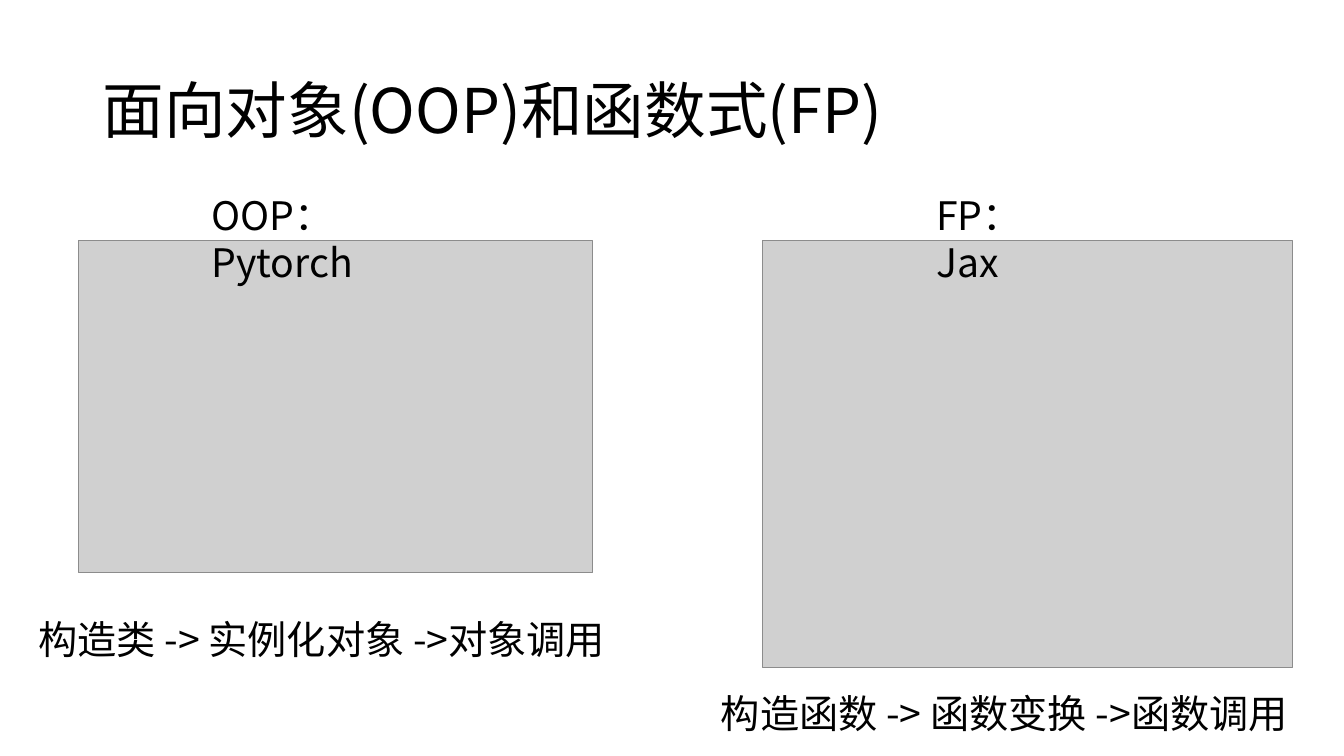
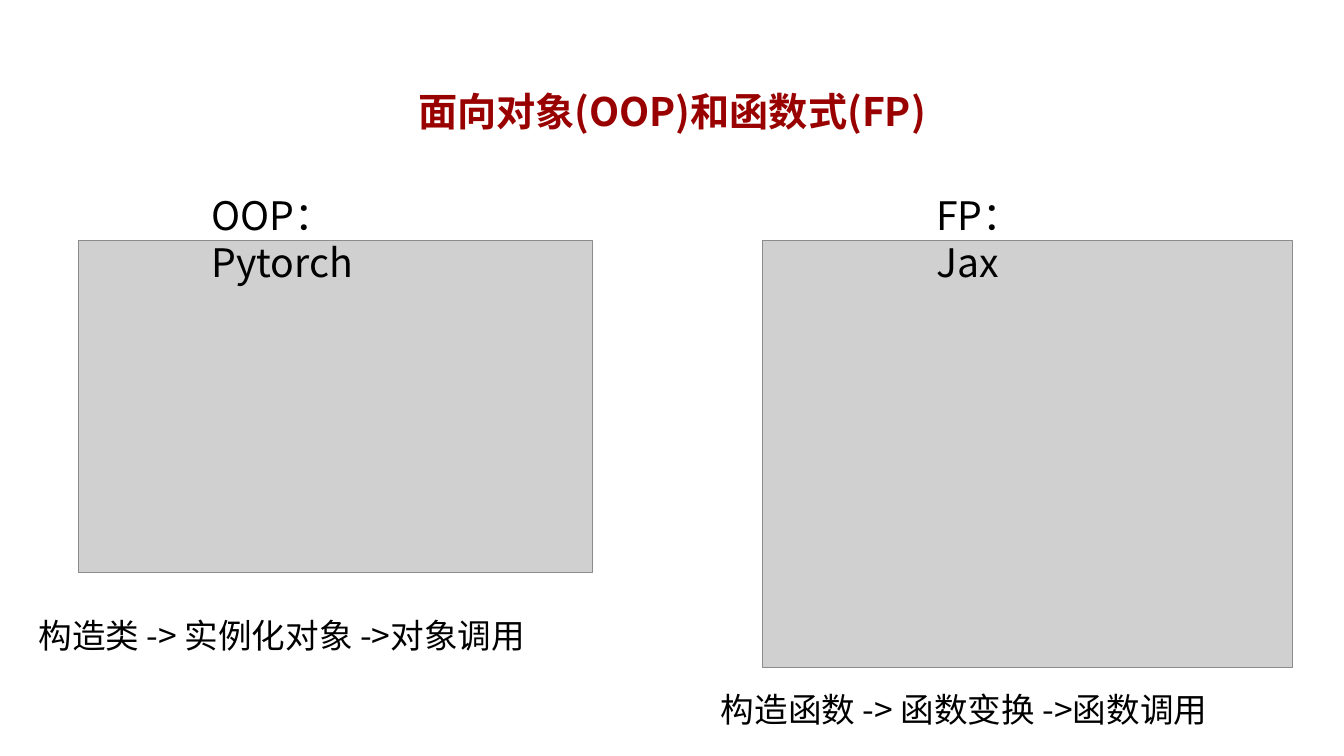
Before and after one commit to mindspore-courses/CradleOfAI, a slide deck: slide 8 of MindSpore做深度学习训练.pptx (slide 5 before the commit). Drawn at 1344x756 pixels with LibreOffice and Linux fonts; fonts in the diff are those of the drawing; grey boxes stand for pictures; background and template pictures are left out. Boxes give left, top, right and bottom in pixels: in the first picture for what was removed or moved away, otherwise in the second. Text is boxed around its words. In the diff, an @@ line names an element or a change of style, - is before the commit and + after.

```diff
--- a/MindSpore做深度学习训练.pptx
+++ b/MindSpore做深度学习训练.pptx
@@ title "面向对象(OOP)和函数式(FP)" at (x1=418, y1=92, x2=926, y2=134): size 44 to 28 pt, text colour #000000 to #990000, bold on; alignment left to centre; more space between paragraphs @@
@@ text "构造类 -> 实例化对象 ->对象调用" at (x1=38, y1=619, x2=525, y2=651): size 28 to 24 pt @@
@@ text "构造函数 -> 函数变换 ->函数调用" at (x1=721, y1=693, x2=1208, y2=725): size 28 to 24 pt @@
```
Also in this commit, not shown: 22 other slides changed, 4 slides added, 2 slides removed, 28 other files.
